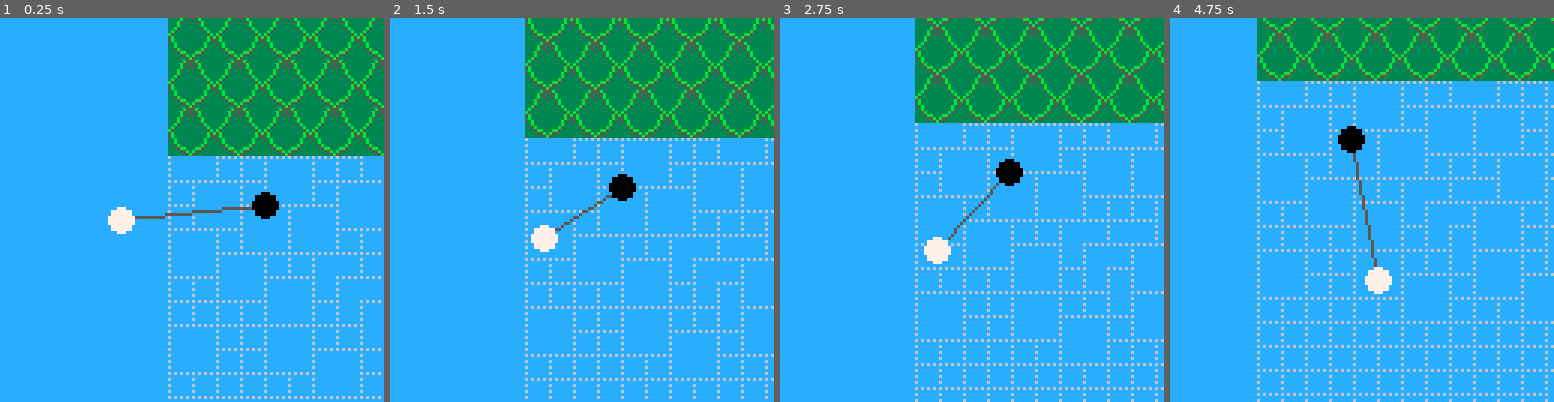
Above: before the commit, frames 1-4 (left to right).
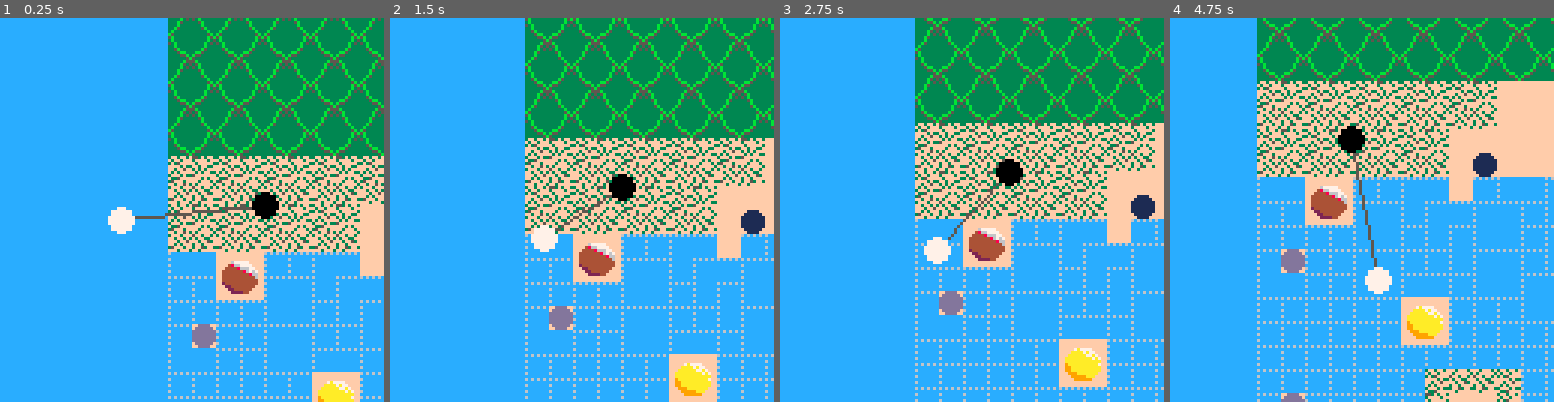
Above: after the commit, the same moments.

Repository: slembcke/ggj22
Game: PICO-8 cartridge ggj22.p8
Same seed, same stepped clock (60 frames per second), same inputs: the game is played once before the commit and once after it.
Inputs:
- Up to frame 1 (0.25 s): no input
- Up to frame 2 (1.5 s): tap O (Z key) at 0.33, 0.7, 1.43 s; tap X (X key) at 1.07 s
- Up to frame 3 (2.75 s): hold Left 1.97-2.37 s; tap X (X key) at 2.07, 2.4, 2.73 s; tap O (Z key) at 2.22 s; hold Down from 2.42 s (still down)
- Up to frame 4 (4.75 s): release Down at 2.82 s; hold Right 2.87-3.53 s; tap X (X key) every 0.33 s from 3.07 to 4.73 s; tap O (Z key) at 3.1, 3.98 s; hold Up 3.58-4.08 s; hold Right 4.13-4.53 s; hold Down from 4.58 s (still down)

The runs differ from the first frame. In frame 1, 17% of the frame differs, in the area x 43-100%, y 35-100%; in frame 2, 20%; in frame 3, 20%; in frame 4, 25%, in the area x 22-100%, y 16-100%.

Commit message:
Add tiles - wall holds

Diff:
--- a/ggj22.p8
+++ b/ggj22.p8
@@ -107,22 +123,28 @@
 1314131413141314131413141314131413141314131413141314131413140000000000000000000000000000000000000000000000000000000000000000000000000000000000000000000000000000000000000000000000000000000000000000000000000000000000000000000000000000000000000000000000000000
 0304030403040304030403040304030403040304030403040304030403040000000000000000000000000000000000000000000000000000000000000000000000000000000000000000000000000000000000000000000000000000000000000000000000000000000000000000000000000000000000000000000000000000
 1314131413141314131413141314131413141314131413141314131413140000000000000000000000000000000000000000000000000000000000000000000000000000000000000000000000000000000000000000000000000000000000000000000000000000000000000000000000000000000000000000000000000000
-1112010101020101111201011112111201020101010101010101010101010000000000000000000000000000000000000000000000000000000000000000000000000000000000000000000000000000000000000000000000000000000000000000000000000000000000000000000000000000000000000000000000000000
-0101020111120101020102010102010111120101010101010101010101010000000000000000000000000000000000000000000000000000000000000000000000000000000000000000000000000000000000000000000000000000000000000000000000000000000000000000000000000000000000000000000000000000
-0111120102010211121112011112010102010101010101010101010101010000000000000000000000000000000000000000000000000000000000000000000000000000000000000000000000000000000000000000000000000000000000000000000000000000000000000000000000000000000000000000000000000000
-0102011112111201010101020101011112010101010101010101010101010000000000000000000000000000000000000000000000000000000000000000000000000000000000000000000000000000000000000000000000000000000000000000000000000000000000000000000000000000000000000000000000000000
-1112010201010102010211120102010201010201010101010101010101010000000000000000000000000000000000000000000000000000000000000000000000000000000000000000000000000000000000000000000000000000000000000000000000000000000000000000000000000000000000000000000000000000
-0101111201021101020102011101020102111201010101010101010101010000000000000000000000000000000000000000000000000000000000000000000000000000000000000000000000000000000000000000000000000000000000000000000000000000000000000000000000000000000000000000000000000000
-0101010111120111011112010111121112010101010101010101010101010000000000000000000000000000000000000000000000000000000000000000000000000000000000000000000000000000000000000000000000000000000000000000000000000000000000000000000000000000000000000000000000000000
-0102010101020101110102011101020101010102010101010101010101010000000000000000000000000000000000000000000000000000000000000000000000000000000000000000000000000000000000000000000000000000000000000000000000000000000000000000000000000000000000000000000000000000
+070807080708070807080d0d0d0d0d0d01020101090a01010101010101010000000000000000000000000000000000000000000000000000000000000000000000000000000000000000000000000000000000000000000000000000000000000000000000000000000000000000000000000000000000000000000000000000
+171817181718171817180d0d0d0d0d0d11120101191a01010101010115010000000000000000000000000000000000000000000000000000000000000000000000000000000000000000000000000000000000000000000000000000000000000000000000000000000000000000000000000000000000000000000000000000
+07080708070807080d0d0d0d0d0d090a02010101010101010101010101010000000000000000000000000000000000000000000000000000000000000000000000000000000000000000000000000000000000000000000000000000000000000000000000000000000000000000000000000000000000000000000000000000
+17181718171817180d150d0d0d0d191a1201010101010101010b0c0101010000000000000000000000000000000000000000000000000000000000000000000000000000000000000000000000000000000000000000000000000000000000000000000000000000000000000000000000000000000000000000000000000000
+1112090a010101020d021112010201020101020101010101011b1c0101010000000000000000000000000000000000000000000000000000000000000000000000000000000000000000000000000000000000000000000000000000000000000000000000000000000000000000000000000000000000000000000000000000
+0101191a01021101020102011101020102111201010101010101010101010000000000000000000000000000000000000000000000000000000000000000000000000000000000000000000000000000000000000000000000000000000000000000000000000000000000000000000000000000000000000000000000000000
+01010101111201110111120101090a1112010101010101010101010101010000000000000000000000000000000000000000000000000000000000000000000000000000000000000000000000000000000000000000000000000000000000000000000000000000000000000000000000000000000000000000000000000000
+01160101010201011101020111191a0101010102010601010101010501010000000000000000000000000000000000000000000000000000000000000000000000000000000000000000000000000000000000000000000000000000000000000000000000000000000000000000000000000000000000000000000000000000
 1112010111120102011112010211120101011112010101010101010101010000000000000000000000000000000000000000000000000000000000000000000000000000000000000000000000000000000000000000000000000000000000000000000000000000000000000000000000000000000000000000000000000000
-0101010101011112010101111201010201110102010101010101010101010000000000000000000000000000000000000000000000000000000000000000000000000000000000000000000000000000000000000000000000000000000000000000000000000000000000000000000000000000000000000000000000000000
-0101010101010101010101010101110102011112010201010101010101010000000000000000000000000000000000000000000000000000000000000000000000000000000000000000000000000000000000000000000000000000000000000000000000000000000000000000000000000000000000000000000000000000
-0101010101010101010101010101011112010101111201010101010101010000000000000000000000000000000000000000000000000000000000000000000000000000000000000000000000000000000000000000000000000000000000000000000000000000000000000000000000000000000000000000000000000000
-0101010101010101010101010102010101010101010101010101010101010000000000000000000000000000000000000000000000000000000000000000000000000000000000000000000000000000000000000000000000000000000000000000000000000000000000000000000000000000000000000000000000000000
-0101010101010101010101011112010101010101010101010101010101010000000000000000000000000000000000000000000000000000000000000000000000000000000000000000000000000000000000000000000000000000000000000000000000000000000000000000000000000000000000000000000000000000
-0101010101010101010101010101010101010101010101010101010101010000000000000000000000000000000000000000000000000000000000000000000000000000000000000000000000000000000000000000000000000000000000000000000000000000000000000000000000000000000000000000000000000000
-0101010101010101010101010101010101010101010101010101010101010000000000000000000000000000000000000000000000000000000000000000000000000000000000000000000000000000000000000000000000000000000000000000000000000000000000000000000000000000000000000000000000000000
-0101010101010101010101010101010101010101010101010101010101010000000000000000000000000000000000000000000000000000000000000000000000000000000000000000000000000000000000000000000000000000000000000000000000000000000000000000000000000000000000000000000000000000
-0101010101010101010101010101010101010101010101010101010101010000000000000000000000000000000000000000000000000000000000000000000000000000000000000000000000000000000000000000000000000000000000000000000000000000000000000000000000000000000000000000000000000000
-0101010101010101010101010101010101010101010101010101010101010000000000000000000000000000000000000000000000000000000000000000000000000000000000000000000000000000000000000000000000000000000000000000000000000000000000000000000000000000000000000000000000000000
+0101010101010b0c010101111201010201110102010101010101010101010000000000000000000000000000000000000000000000000000000000000000000000000000000000000000000000000000000000000000000000000000000000000000000000000000000000000000000000000000000000000000000000000000
+0101010101011b1c010101010101110102011112010201010101010101010000000000000000000000000000000000000000000000000000000000000000000000000000000000000000000000000000000000000000000000000000000000000000000000000000000000000000000000000000000000000000000000000000
+0101010101010101010101010101010512010101111201010101010101010000000000000000000000000000000000000000000000000000000000000000000000000000000000000000000000000000000000000000000000000000000000000000000000000000000000000000000000000000000000000000000000000000
+01010101010101071818070101020101010101010b0c01010101010101010000000000000000000000000000000000000000000000000000000000000000000000000000000000000000000000000000000000000000000000000000000000000000000000000000000000000000000000000000000000000000000000000000
+0116010101010108090a070111120101010101011b1c01010101010101010000000000000000000000000000000000000000000000000000000000000000000000000000000000000000000000000000000000000000000000000000000000000000000000000000000000000000000000000000000000000000000000000000
+0101010101010107191a07010101010101010101010101010101010115010000000000000000000000000000000000000000000000000000000000000000000000000000000000000000000000000000000000000000000000000000000000000000000000000000000000000000000000000000000000000000000000000000
+0101010101010107070707010101010101010101010101010101010101010000000000000000000000000000000000000000000000000000000000000000000000000000000000000000000000000000000000000000000000000000000000000000000000000000000000000000000000000000000000000000000000000000
+0101090a01010101010101010101010101010101010101010101010101010000000000000000000000000000000000000000000000000000000000000000000000000000000000000000000000000000000000000000000000000000000000000000000000000000000000000000000000000000000000000000000000000000
+0101191a010101292a01012b01010101010101010101010101010101090a0000000000000000000000000000000000000000000000000000000000000000000000000000000000000000000000000000000000000000000000000000000000000000000000000000000000000000000000000000000000000000000000000000
+01010101010101393a01012b01010101010101010101010101010101191a0000000000000000000000000000000000000000000000000000000000000000000000000000000000000000000000000000000000000000000000000000000000000000000000000000000000000000000000000000000000000000000000000000
+…(6 lines of a section not shown)…
Not shown, changed: 32 lines of the sprite sheet (__gfx__) section of ggj22.p8
Not shown, changed: the music (__music__) section of ggj22.p8
Not shown, changed: the sound effects (__sfx__) section of ggj22.p8
